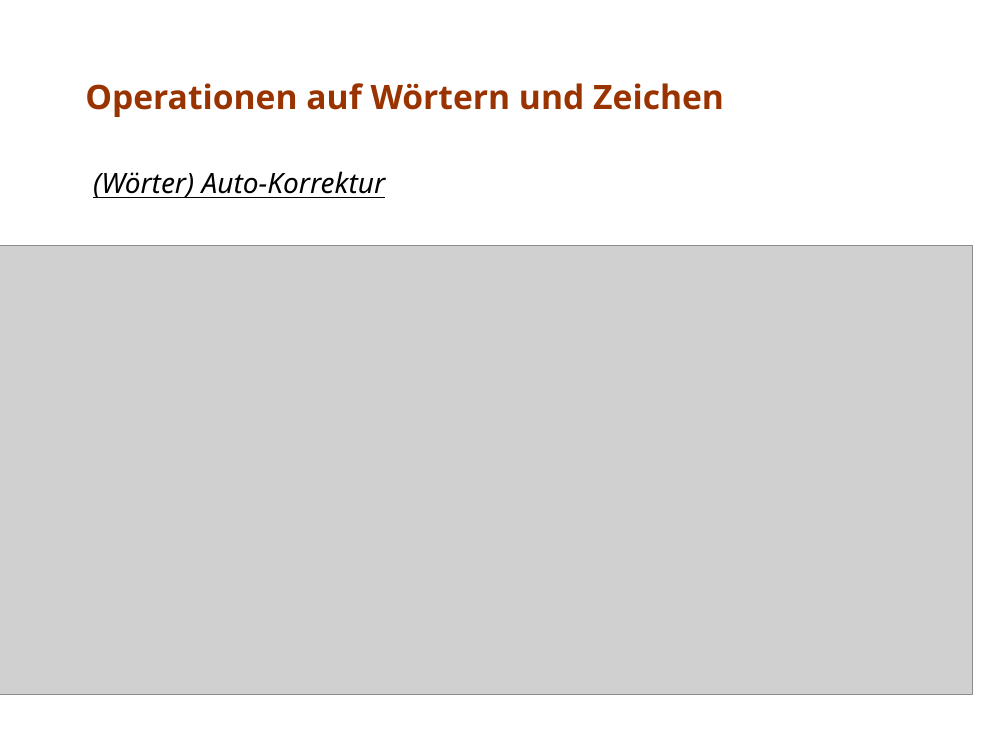
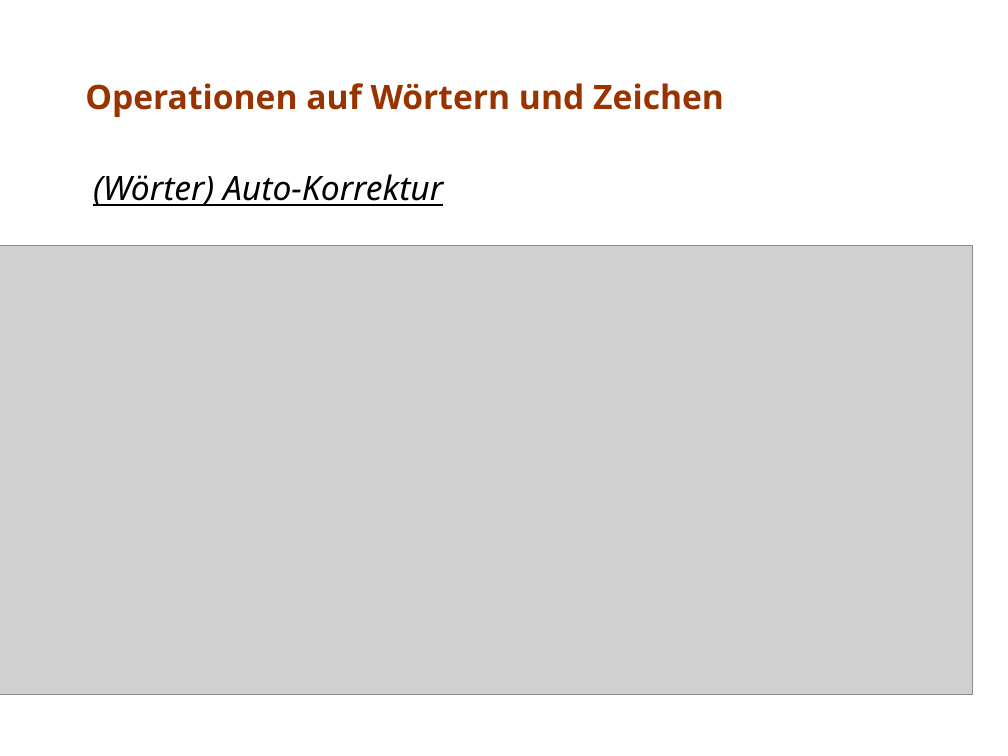
Before and after one commit to stzschoppe/sw-ergonomie, a slide deck: slide 1 of aufgabe7/office/ppt/pascal.ppt. Drawn at 1008x756 pixels with LibreOffice and Linux fonts; fonts in the diff are those of the drawing; grey boxes stand for pictures. Boxes give left, top, right and bottom in pixels: in the first picture for what was removed or moved away, otherwise in the second. Text is boxed around its words. In the diff, an @@ line names an element or a change of style, - is before the commit and + after.

```diff
--- a/aufgabe7/office/ppt/pascal.ppt
+++ b/aufgabe7/office/ppt/pascal.ppt
@@ text "(Wörter) Auto-Korrektur" at (93, 174, 443, 206): size 20 to 24 pt @@
```
Also in this commit, not shown: 1 other slide changed.
